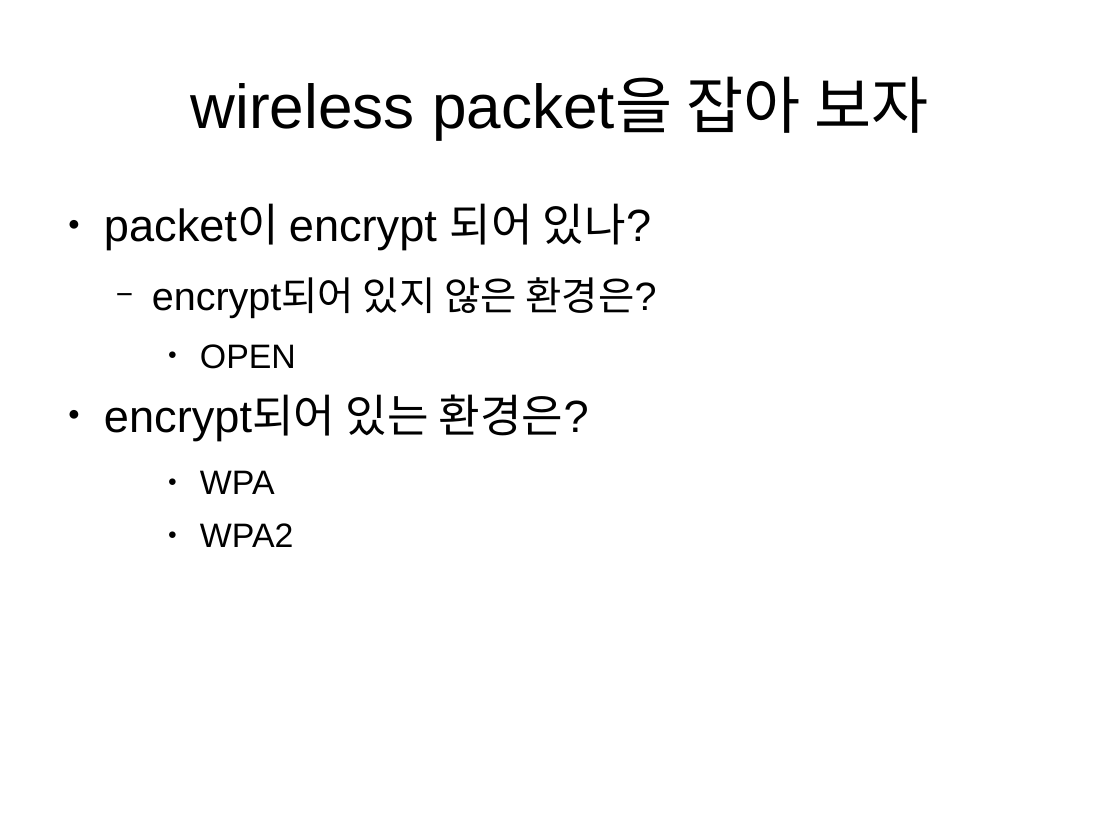
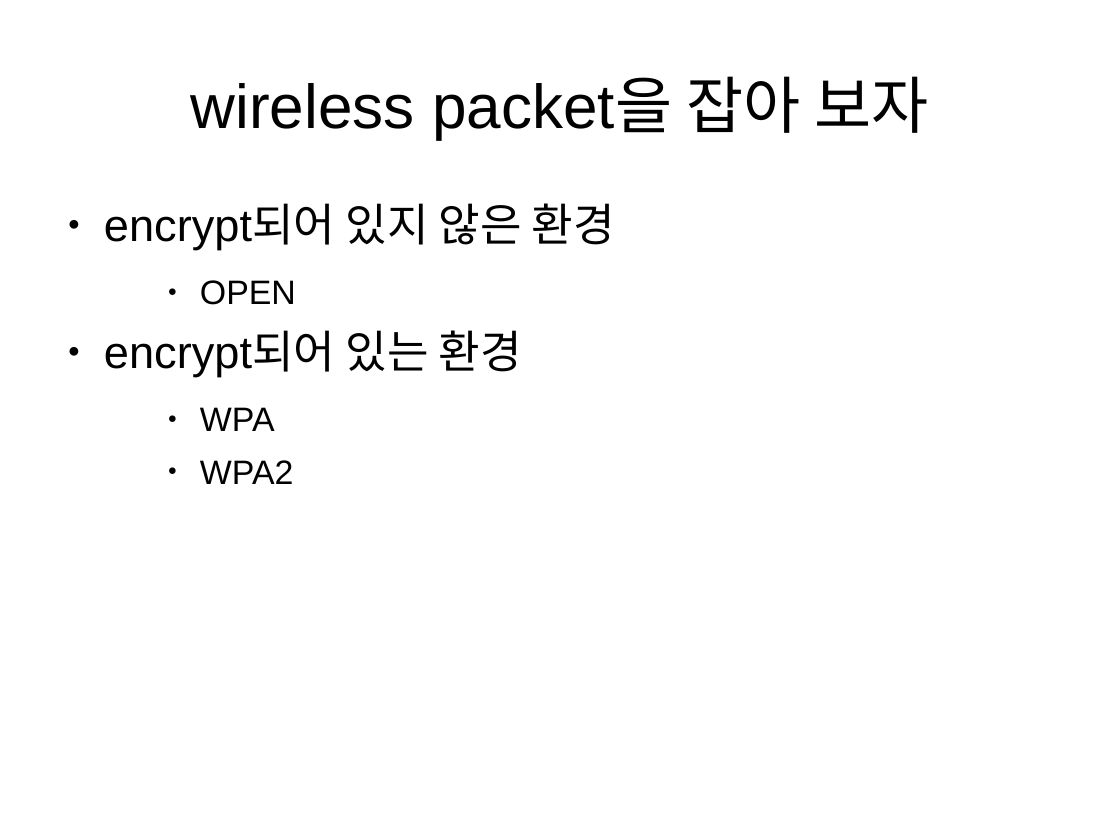
Before and after one commit to sececter/doc, a slide deck: slide 6 of poc2015_wpa_based_packet_decrypt(ko).odp. Drawn at 1120x840 pixels with LibreOffice and Linux fonts; fonts in the diff are those of the drawing. Boxes give left, top, right and bottom in pixels: in the first picture for what was removed or moved away, otherwise in the second. Text is boxed around its words. In the diff, an @@ line names an element or a change of style, - is before the commit and + after.

```diff
--- a/poc2015_wpa_based_packet_decrypt(ko).odp
+++ b/poc2015_wpa_based_packet_decrypt(ko).odp
@@ text at (104,203,615,250): text changed @@
-● packet이 encrypt 되어 있나?
-  − encrypt되어 있지 않은 환경은?
+● encrypt되어 있지 않은 환경
@@ text at (104,330,522,377): text changed @@
-● encrypt되어 있는 환경은?
+● encrypt되어 있는 환경
```
Also in this commit, not shown: 5 other slides changed, 1 other file.
